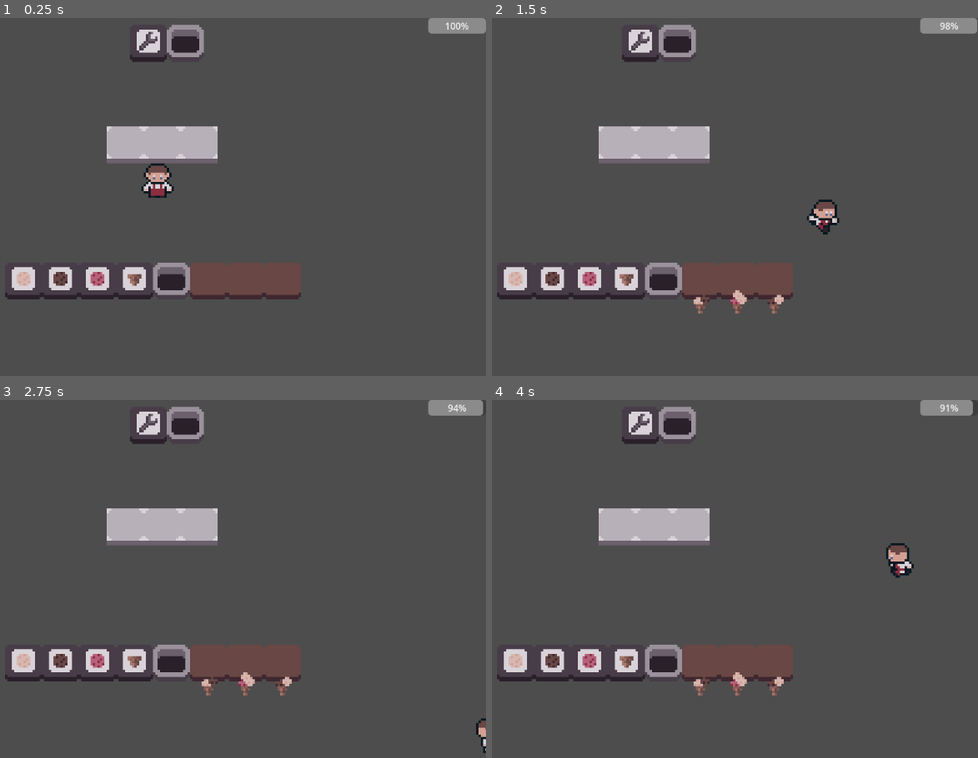
Above: before the commit, frames 1-4 (two rows, left to right).
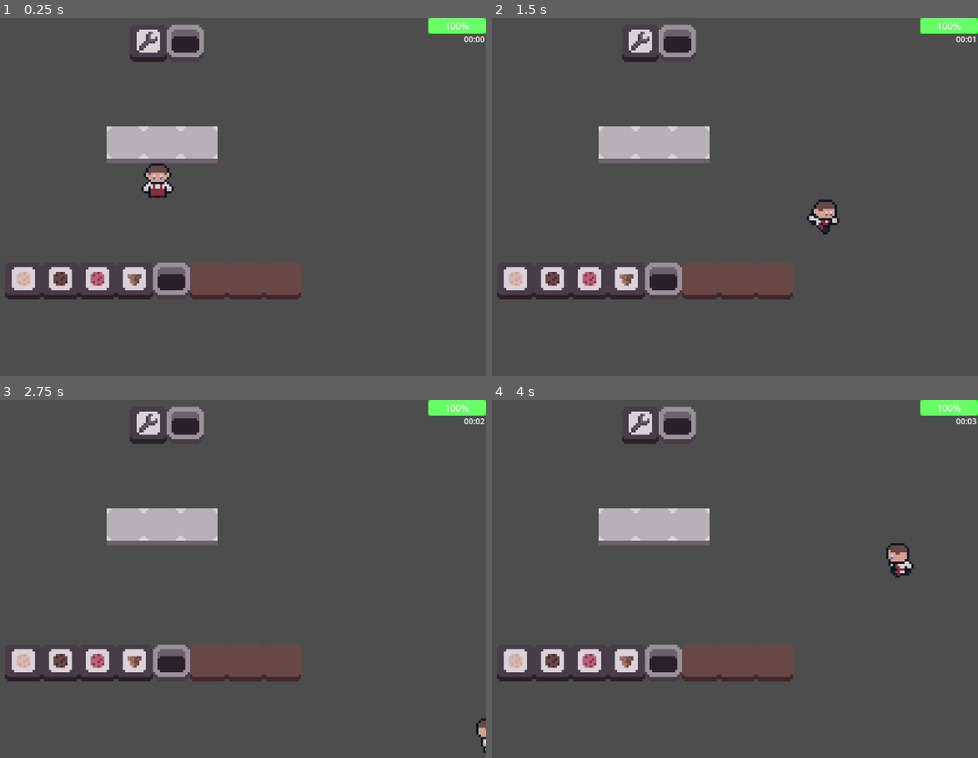
Above: after the commit, the same moments.

Repository: ToBinio/ice-truck
Game: Godot game, scene res://main.tscn
Two runs of this game, one before a commit and one after it. Both use one fixed random seed, a clock stepped at 60 frames per second and the inputs below.
Inputs:
- Up to frame 1 (0.25 s): no input
- Up to frame 2 (1.5 s): hold Right (right) 0.53-1.28 s; hold E (interact) 0.53-1.28 s; hold Down (down) from 1.28 s (still down); tap E (interact) at 1.35 s
- Up to frame 3 (2.75 s): release Down (down) at 2.03 s; hold Right (right) from 2.03 s (still down); hold E (interact) from 2.03 s (still down)
- Up to frame 4 (4 s): release Right (right) at 2.78 s; release E (interact) at 2.78 s; hold Up (up) 2.78-3.53 s; tap E (interact) at 2.85 s; tap Enter at 3.5 s; hold Left (left) from 3.53 s (still down); hold E (interact) from 3.53 s (still down)

The runs differ from the first frame. In frame 1, 0.6% of the frame differs, in the area x 87-100%, y 0-7%; in frame 2, 0.9%; in frame 3, 0.9%, in the area x 41-100%, y 0-83%; in frame 4, 0.9%.

Commit message:
game loop - #4

Diff:
--- a/Interactables/Service/Service.tscn
+++ b/Interactables/Service/Service.tscn
@@ -36,6 +36,7 @@
 
 [node name="Timer" type="Timer" parent="." index="0"]
 unique_name_in_owner = true
+wait_time = 5.0
 autostart = true
 
 [node name="Sprite2D" parent="." index="2"]
--- a/Interactables/Service/service.gd
+++ b/Interactables/Service/service.gd
@@ -13,7 +13,7 @@
 func _process(delta: float) -> void:
 	super(delta)
 
-	if _show_task:
+	if _show_task and task:
 		task_node.show()
 	else:
 		task_node.hide()
@@ -43,7 +43,7 @@
 	if super(player) != null:
 		return super(player)
 
-	return player.item and player.item.basic == null;
+	return player.item and player.item.basic == null and task;
 
 var i = 0;
 func _display_task():
@@ -60,6 +60,8 @@
 	var add_icon = func(ingredient:Ingredient):
 		var sprite = Sprite2D.new()
 		sprite.texture = ingredient.icon_texture
+
+		@warning_ignore("integer_division")
 		sprite.position.y = i / 2 * 10
 		sprite.position.x = -5 if i % 2 == 0 else 5
 
@@ -78,7 +80,7 @@
 
 		item.base = possible_base.pick_random()
 
-		for i in randi_range(1,3):
+		for _i in randi_range(1,3):
 			item.ice.append(possible_ice.pick_random())
 
 		task = item
--- a/game_manager.gd
+++ b/game_manager.gd
@@ -3,6 +3,13 @@
 
 @onready var happiness_bar: ProgressBar = %HappinessBar
 var happiness: float = 100.0
+@export var happniness_gradient: Gradient
+
+var survived_time: float = 0
+@onready var timer: Label = %Timer
+
+@onready var animation_player: AnimationPlayer = %AnimationPlayer
+var has_lost = false
 
 static func instance(node: Node) -> GameManager:
 	return node.get_tree().get_first_node_in_group("GameManager")
@@ -11,6 +18,19 @@
 	happiness_bar.value = happiness
 
 func _process(delta: float) -> void:
+	if has_lost:
+		return
+
+	if happiness <= 0:
+		animation_player.play("Death")
+		has_lost = true
+
+	survived_time += delta
+
+	var minutes = int(survived_time) / 60
+	var secs = fmod(survived_time, 60.0)
+	timer.text = "%02d:%02d" % [minutes, secs]
+
 	var service_tables = get_tree().get_nodes_in_group("Service") as Array[Service]
 
 	for service in service_tables:
@@ -18,8 +38,12 @@
 			happiness -= delta
 
 	happiness_bar.value = happiness
+	happiness_bar.get("theme_override_styles/background").set("bg_color", happniness_gradient.sample(happiness / 100.))
 
 func _on_timer_timeout() -> void:
+	if has_lost:
+		return
+
 	var interactables = get_tree().get_nodes_in_group("Interactables")
 
 	var break_able: Array[Interactable] = []
@@ -32,3 +56,7 @@
 	if not break_able.is_empty():
 		var interactable = break_able.pick_random() as Interactable
 		interactable.is_broken = true
+
+
+func _on_button_pressed() -> void:
+	get_tree().reload_current_scene()
--- a/main.tscn
+++ b/main.tscn
@@ -12,12 +12,175 @@
 [ext_resource type="Resource" uid="uid://cpsmhquju0ld2" path="res://Items/Ingredient/Ingredients/ice_vanilla.tres" id="10_efxa6"]
 [ext_resource type="PackedScene" uid="uid://kc1yw2x7uvuk" path="res://Interactables/Service/Service.tscn" id="11_efxa6"]
 
+[sub_resource type="StyleBoxFlat" id="StyleBoxFlat_efxa6"]
+bg_color = Color(0.222413, 0.672204, 0.703748, 1)
+
+[sub_resource type="Animation" id="Animation_efxa6"]
+resource_name = "Death"
+length = 2.0
+tracks/0/type = "value"
+tracks/0/imported = false
+tracks/0/enabled = true
+tracks/0/path = NodePath("%Timer:theme_override_font_sizes/font_size")
+tracks/0/interp = 2
+tracks/0/loop_wrap = true
+tracks/0/keys = {
+"times": PackedFloat32Array(0, 1),
+"transitions": PackedFloat32Array(1, 1),
+"update": 0,
+"values": [18, 86]
+}
+tracks/1/type = "value"
+tracks/1/imported = false
+tracks/1/enabled = true
+tracks/1/path = NodePath("%Timer:position")
+tracks/1/interp = 2
+tracks/1/loop_wrap = true
+tracks/1/keys = {
+"times": PackedFloat32Array(0, 1),
+"transitions": PackedFloat32Array(1, 1),
+"update": 0,
+"values": [Vector2(-71, 31), Vector2(-569, 290.83)]
+}
+tracks/2/type = "value"
+tracks/2/imported = false
+tracks/2/enabled = true
+tracks/2/path = NodePath("Ui/Label:theme_override_font_sizes/font_size")
+tracks/2/interp = 2
+tracks/2/loop_wrap = true
+tracks/2/keys = {
+"times": PackedFloat32Array(0.533333, 1.5),
+"transitions": PackedFloat32Array(1, 1),
+"update": 0,
+"values": [1, 50]
+}
+tracks/3/type = "value"
+tracks/3/imported = false
+tracks/3/enabled = true
+tracks/3/path = NodePath("Ui/Label:theme_override_colors/font_color")
+tracks/3/interp = 2
+tracks/3/loop_wrap = true
+tracks/3/keys = {
+"times": PackedFloat32Array(0.59, 1.5),
+"transitions": PackedFloat32Array(1, 1),
+"update": 0,
+"values": [Color(1, 1, 1, 0), Color(1, 1, 1, 1)]
+}
+tracks/4/type = "value"
+tracks/4/imported = false
+tracks/4/enabled = true
+tracks/4/path = NodePath("Ui/Button:modulate")
+tracks/4/interp = 2
+tracks/4/loop_wrap = true
+tracks/4/keys = {
+"times": PackedFloat32Array(1.23333, 2),
+"transitions": PackedFloat32Array(1, 1),
+"update": 0,
+"values": [Color(1, 1, 1, 0), Color(1, 1, 1, 1)]
+}
+tracks/5/type = "value"
+tracks/5/imported = false
+tracks/5/enabled = true
+tracks/5/path = NodePath("Ui/Button:visible")
+tracks/5/interp = 1
+tracks/5/loop_wrap = true
+tracks/5/keys = {
+"times": PackedFloat32Array(0, 1.23333),
+"transitions": PackedFloat32Array(1, 1),
+"update": 1,
+"values": [false, true]
+}
+
+[sub_resource type="Animation" id="Animation_dg77c"]
+length = 0.001
+tracks/0/type = "value"
+tracks/0/imported = false
+tracks/0/enabled = true
+tracks/0/path = NodePath("%Timer:theme_override_font_sizes/font_size")
+tracks/0/interp = 1
+tracks/0/loop_wrap = true
+tracks/0/keys = {
+"times": PackedFloat32Array(0),
+"transitions": PackedFloat32Array(1),
+"update": 1,
+"values": [14]
+}
+tracks/1/type = "value"
+tracks/1/imported = false
+tracks/1/enabled = true
+tracks/1/path = NodePath("%Timer:position")
+tracks/1/interp = 1
+tracks/1/loop_wrap = true
+tracks/1/keys = {
+"times": PackedFloat32Array(0),
+"transitions": PackedFloat32Array(1),
+"update": 0,
+"values": [Vector2(-73, 27)]
+}
+tracks/2/type = "value"
+tracks/2/imported = false
+tracks/2/enabled = true
+tracks/2/path = NodePath("Ui/Label:theme_override_font_sizes/font_size")
+tracks/2/interp = 1
+tracks/2/loop_wrap = true
+tracks/2/keys = {
+"times": PackedFloat32Array(0),
+"transitions": PackedFloat32Array(1),
+"update": 1,
+"values": [50]
+}
+tracks/3/type = "value"
+tracks/3/imported = false
+tracks/3/enabled = true
+tracks/3/path = NodePath("Ui/Label:theme_override_colors/font_color")
+tracks/3/interp = 1
+tracks/3/loop_wrap = true
+tracks/3/keys = {
+"times": PackedFloat32Array(0),
+"transitions": PackedFloat32Array(1),
+"update": 0,
+"values": [Color(1, 1, 1, 0)]
+}
+tracks/4/type = "value"
+tracks/4/imported = false
+tracks/4/enabled = true
+tracks/4/path = NodePath("Ui/Button:modulate")
+tracks/4/interp = 1
+tracks/4/loop_wrap = true
+tracks/4/keys = {
+"times": PackedFloat32Array(0),
+"transitions": PackedFloat32Array(1),
+"update": 0,
+"values": [Color(1, 1, 1, 0)]
+}
+tracks/5/type = "value"
+tracks/5/imported = false
+tracks/5/enabled = true
+tracks/5/path = NodePath("Ui/Button:visible")
+tracks/5/interp = 1
+tracks/5/loop_wrap = true
+tracks/5/keys = {
+"times": PackedFloat32Array(0),
+"transitions": PackedFloat32Array(1),
+"update": 1,
+"values": [false]
+}
+
+[sub_resource type="AnimationLibrary" id="AnimationLibrary_dg77c"]
+_data = {
+&"Death": SubResource("Animation_efxa6"),
+&"RESET": SubResource("Animation_dg77c")
+}
+
+[sub_resource type="Gradient" id="Gradient_efxa6"]
+colors = PackedColorArray(1, 0, 0, 1, 0, 1, 0, 1)
+
 [node name="Main" type="Node2D"]
 y_sort_enabled = true
 
 [node name="CanvasLayer" type="CanvasLayer" parent="."]
 
-[node name="Control" type="Control" parent="CanvasLayer"]
+[node name="Ui" type="Control" parent="CanvasLayer"]
 custom_minimum_size = Vector2(100, 25)
 layout_mode = 3
 anchors_preset = 1
@@ -27,7 +190,7 @@
 offset_bottom = 26.63
 grow_horizontal = 0
 
-[node name="HappinessBar" type="ProgressBar" parent="CanvasLayer/Control"]
+[node name="HappinessBar" type="ProgressBar" parent="CanvasLayer/Ui"]
 unique_name_in_owner = true
 layout_mode = 1
 anchors_preset = 15
@@ -37,9 +200,70 @@
 offset_bottom = 0.184999
 grow_horizontal = 2
 grow_vertical = 2
+theme_override_styles/background = SubResource("StyleBoxFlat_efxa6")
+value = 50.0
+
+[node name="Label" type="Label" parent="CanvasLayer/Ui"]
+layout_mode = 1
+anchors_preset = 8
+anchor_left = 0.5
+anchor_top = 0.5
+anchor_right = 0.5
+anchor_bottom = 0.5
+offset_left = -816.5
+offset_top = 145.685
+offset_right = -250.5
+offset_bottom = 288.685
+grow_horizontal = 2
+grow_vertical = 2
+theme_override_colors/font_color = Color(1, 1, 1, 0)
+theme_override_font_sizes/font_size = 50
+text = "Shop Closed!
+People are not happy..."
+horizontal_alignment = 1
+
+[node name="Timer" type="Label" parent="CanvasLayer/Ui"]
+unique_name_in_owner = true
+layout_mode = 1
+anchors_preset = 5
+anchor_left = 0.5
+anchor_right = 0.5
+offset_left = -123.0
+offset_top = 27.0
+offset_right = 48.0
+offset_bottom = 145.0
+grow_horizontal = 2
+pivot_offset = Vector2(44, -25)
+theme_override_font_sizes/font_size = 14
+text = "5:10"
+horizontal_alignment = 2
+
+[node name="Button" type="Button" parent="CanvasLayer/Ui"]
+visible = false
+modulate = Color(1, 1, 1, 0)
+layout_mode = 1
+anchors_preset = 8
+anchor_left = 0.5
+anchor_top = 0.5
+anchor_right = 0.5
+anchor_bottom = 0.5
+offset_left = -593.0
+offset_top = 390.685
+offset_right = -512.0
+offset_bottom = 421.685
+grow_horizontal = 2
+grow_vertical = 2
+text = "Try Again"
+
+[node name="AnimationPlayer" type="AnimationPlayer" parent="CanvasLayer"]
+unique_name_in_owner = true
+libraries = {
+&"": SubResource("AnimationLibrary_dg77c")
+}
 
 [node name="GameManager" type="Node" parent="." groups=["GameManager"]]
 script = ExtResource("1_4c57u")
+happniness_gradient = SubResource("Gradient_efxa6")
 
 [node name="Timer" type="Timer" parent="GameManager"]
 wait_time = 5.0
@@ -117,4 +341,5 @@
 [node name="Interactable3" parent="World" instance=ExtResource("11_efxa6")]
 position = Vector2(56, 33)
 
+[connection signal="pressed" from="CanvasLayer/Ui/Button" to="GameManager" method="_on_button_pressed"]
 [connection signal="timeout" from="GameManager/Timer" to="GameManager" method="_on_timer_timeout"]
--- a/player/player.gd
+++ b/player/player.gd
@@ -38,6 +38,9 @@
 		collider.try_interact(self)
 
 func _input(event: InputEvent) -> void:
+	if GameManager.instance(self).has_lost:
+		return
+
 	if event.is_action_pressed("interact"):
 		var collider = ray_cast.get_collider()
 
@@ -47,7 +50,7 @@
 
 func _physics_process(_delta: float) -> void:
 	var input := Input.get_vector("left", "right", "up", "down")
-	if input:
+	if input and not GameManager.instance(self).has_lost:
 		_facing_direction = input
 		_target_direction = input * speed
 	else:
Not shown: 1 places in main.tscn that only renumber resources
